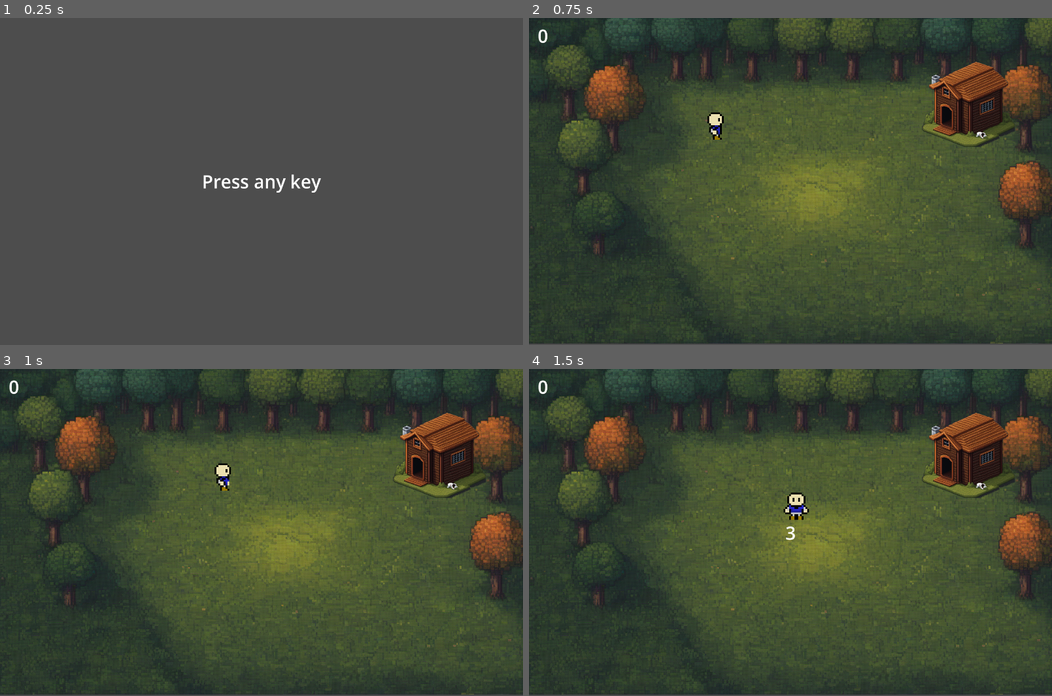
Above: before the commit, frames 1-4 (two rows, left to right).
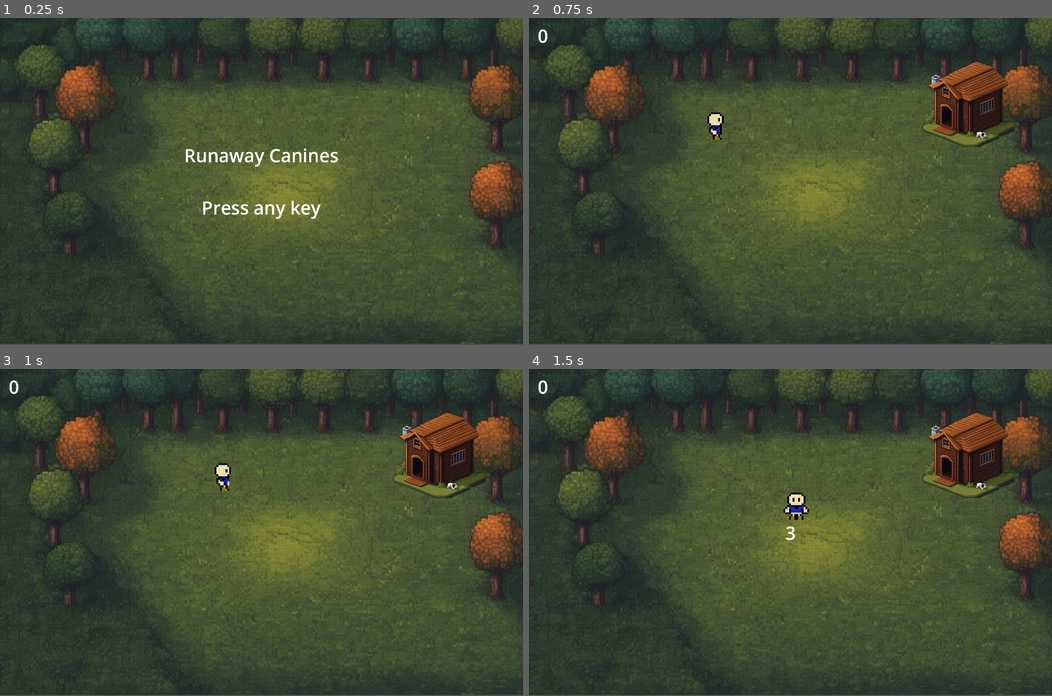
Above: after the commit, the same moments.

Repository: sygi/dog_game
Game: Godot game, scene res://root.tscn
The game is run twice, just before and just after one commit, with the same random seed, the same clock (stepped at 60 frames per second) and the same inputs.
Inputs:
- Up to frame 1 (0.25 s): no input
- Up to frame 2 (0.75 s): tap Enter at 0.5 s; hold Right (right) from 0.53 s (still down); tap Space (select) at 0.6 s
- Up to frame 3 (1 s): keep holding Right (right)
- Up to frame 4 (1.5 s): release Right (right) at 1.28 s; hold Down (down) from 1.28 s (still down); tap Space (select) at 1.35 s

The runs differ from the first frame. In frame 1, 91% of the frame differs, in the area x 0-100%, y 0-100%; in frame 2, nothing differs; in frame 3, nothing differs; in frame 4, nothing differs.

Commit message:
Add title and background

Diff:
--- a/title.tscn
+++ b/title.tscn
@@ -1,4 +1,6 @@
-[gd_scene load_steps=2 format=3 uid="uid://cisbbu15jg4ln"]
+[gd_scene load_steps=3 format=3 uid="uid://cisbbu15jg4ln"]
+
+[ext_resource type="Texture2D" uid="uid://dueswqnwn08rr" path="res://assets/background1.png" id="1_rnmgk"]
 
 [sub_resource type="Theme" id="Theme_3xusf"]
 default_font_size = 50
@@ -22,5 +24,12 @@
 [node name="Text" type="Label" parent="CenterContainer"]
 layout_mode = 2
 theme = SubResource("Theme_3xusf")
-text = "Press any key"
+text = "Runaway Canines
+
+Press any key"
 horizontal_alignment = 1
+
+[node name="Background" type="Sprite2D" parent="."]
+z_index = -1
+texture = ExtResource("1_rnmgk")
+centered = false
Not shown: 1 places in dog.tscn that only renumber resources
